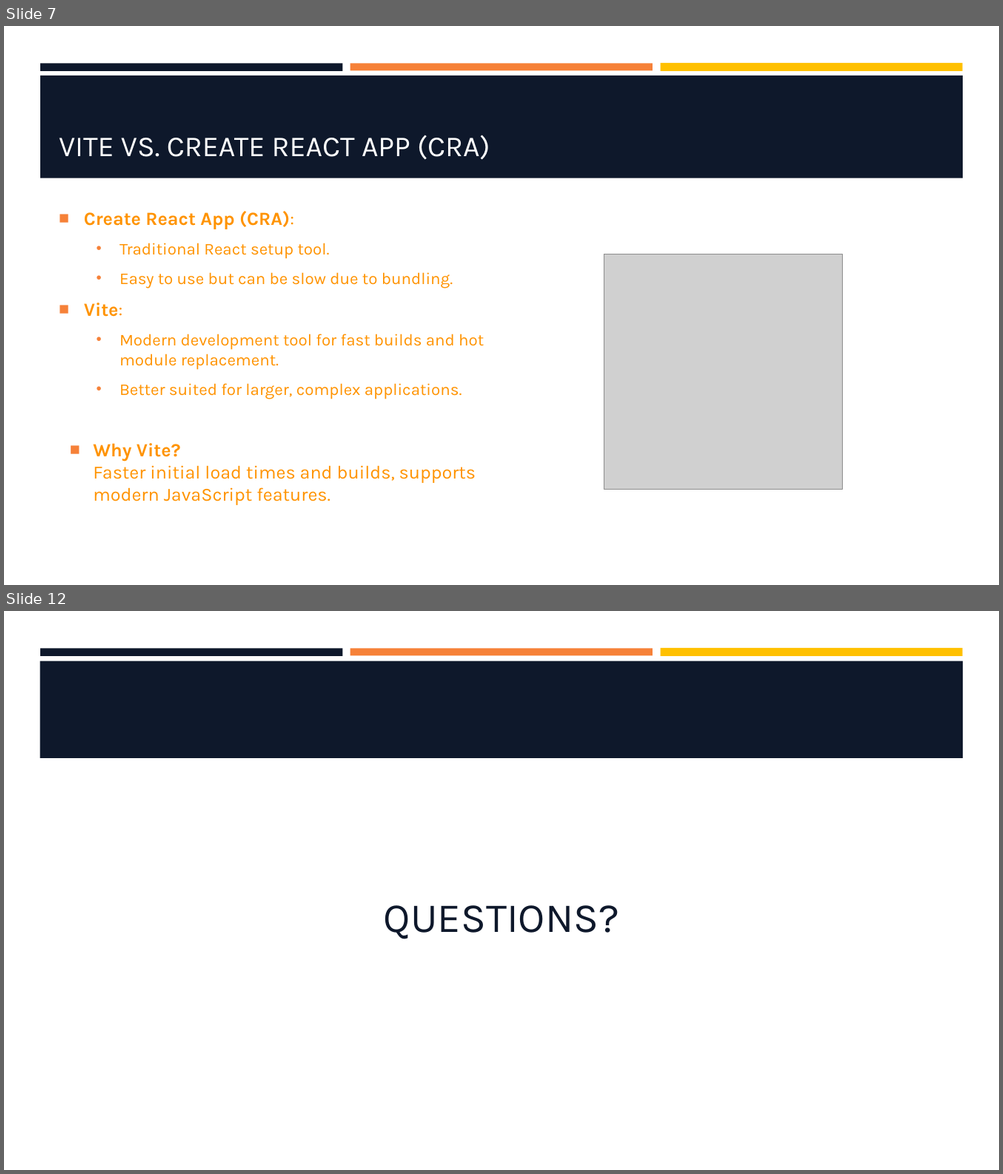
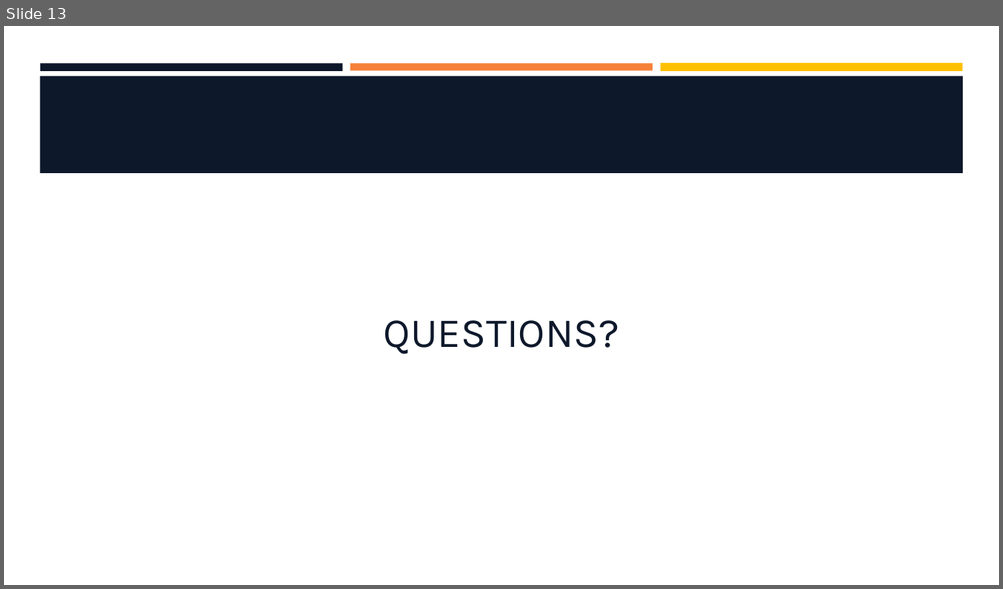
Before and after one commit to hawkeye1900/SBC-Sept24, a slide deck: week-10/W10-S2-ReactContext/W10-S2-ReactContext.pptx. Shown one above the other, each under a label of ours: slides 7 and 12 before the commit, slide 13 after it; the slides between them are not shown. The pictures are 1003x1174 and 1003x589 pixels, drawn with LibreOffice and Linux fonts; fonts in the diff are those of the drawing; grey boxes stand for pictures; background and template pictures are left out. Boxes give left, top, right and bottom in pixels: in the first picture for what was removed or moved away, otherwise in the second. Text is boxed around its words. In the diff, an @@ line names an element or a change of style, - is before the commit and + after.

```diff
--- a/week-10/W10-S2-ReactContext/W10-S2-ReactContext.pptx
+++ b/week-10/W10-S2-ReactContext/W10-S2-ReactContext.pptx
@@ slide 7 removed at <box>4,26,999,585</box>, background #FFFFFF; not listed: 3 template elements that a slide beside it also shows @@
@@ rectangle removed at <box>40,76,963,178</box> @@
@@ title removed at <box>59,135,489,160</box> @@
-VITE VS. CREATE REACT APP (CRA)
@@ text removed at <box>84,211,484,506</box> @@
-■ Create React App (CRA):
-  • Traditional React setup tool.
-  • Easy to use but can be slow due to bundling.
-■ Vite:
-  • Modern development tool for fast builds and hot module replacement.
-  • Better suited for larger, complex applications.
-■ Why Vite?
-  Faster initial load times and builds, supports modern JavaScript features.
@@ picture removed at <box>604,255,842,489</box> @@
@@ what was slide 12 is now slide 13 @@
```
Also in this commit, not shown: 3 slides changed, 9 slides added, 7 other slides removed.
